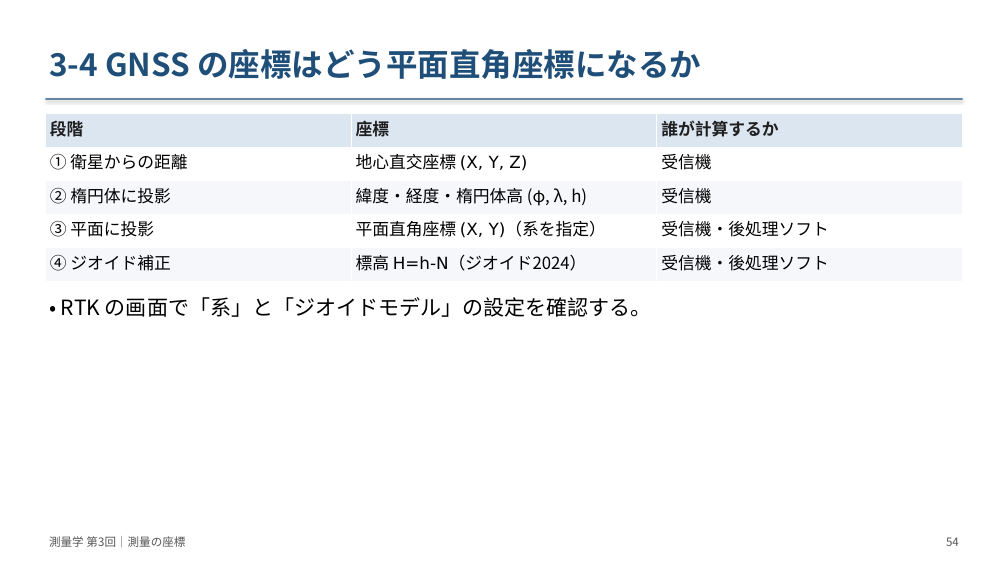
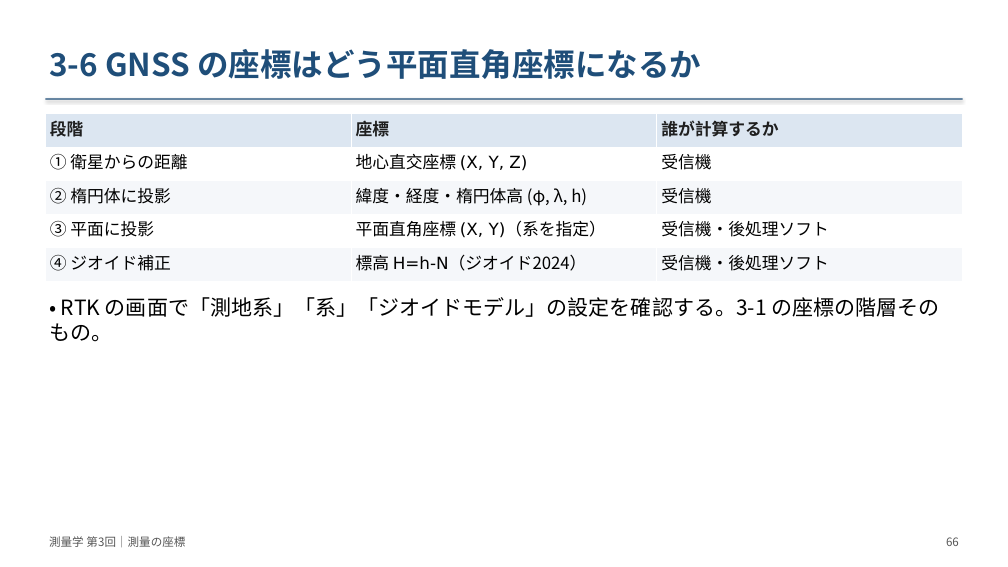
Before and after one commit to NN3210/Lecture, a slide deck: slide 66 of Surveying/materials/slides/第03回_測量の座標/slides.pptx (slide 54 before the commit). Drawn at 1008x567 pixels with LibreOffice and Linux fonts; fonts in the diff are those of the drawing. Boxes give left, top, right and bottom in pixels: in the first picture for what was removed or moved away, otherwise in the second. Text is boxed around its words. In the diff, an @@ line names an element or a change of style, - is before the commit and + after.

```diff
--- a/Surveying/materials/slides/第03回_測量の座標/slides.pptx
+++ b/Surveying/materials/slides/第03回_測量の座標/slides.pptx
@@ text at [49, 49, 701, 79]: text changed @@
-3-4 GNSS の座標はどう平面直角座標になるか
+3-6 GNSS の座標はどう平面直角座標になるか
@@ text at [49, 297, 940, 342]: text changed @@
-• RTK の画面で「系」と「ジオイドモデル」の設定を確認する。
+• RTK の画面で「測地系」「系」「ジオイドモデル」の設定を確認する。3-1 の座標の階層そのもの。
@@ text at [946, 537, 959, 546]: text changed @@
-54
+66
```
Also in this commit, not shown: 49 other slides changed, 15 slides added, 3 slides removed, 39 other files.
